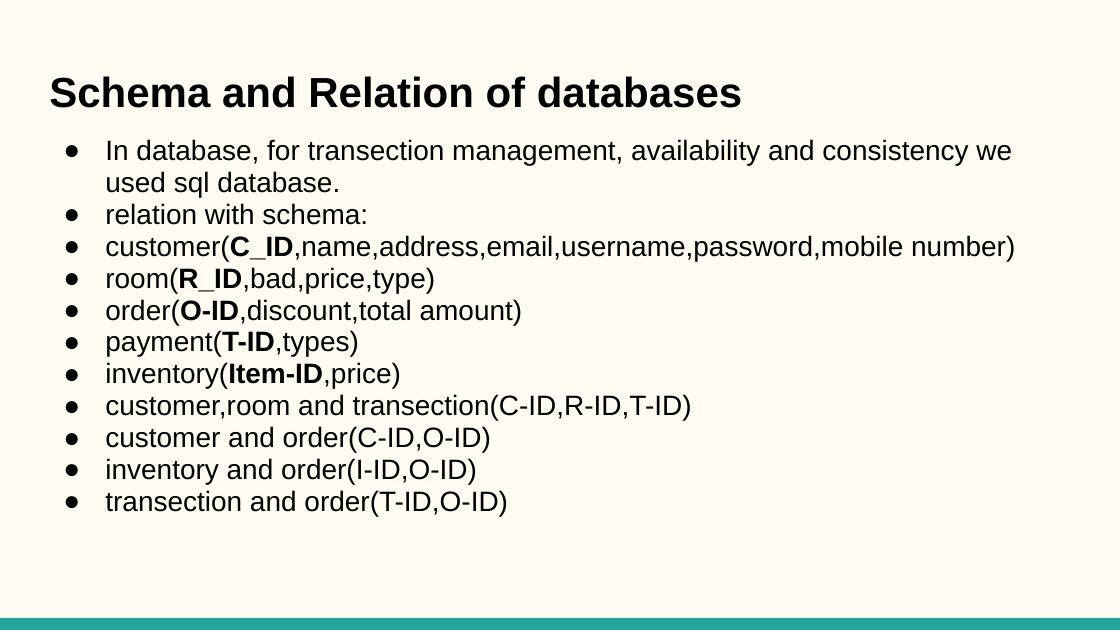
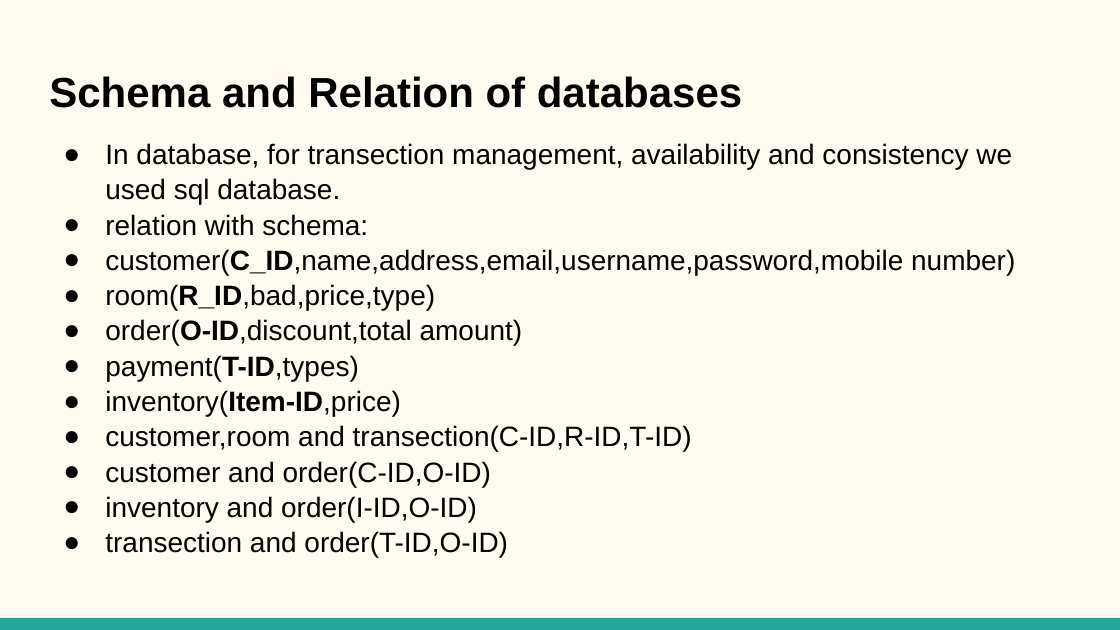
Before and after one commit to DesipherKunal/Hotel-Management-, a slide deck: slide 16 of Documentation/PPT/Smart Taj - SE project .pptx. Drawn at 1120x630 pixels with LibreOffice and Linux fonts; fonts in the diff are those of the drawing. Boxes give left, top, right and bottom in pixels: in the first picture for what was removed or moved away, otherwise in the second. Text is boxed around its words. In the diff, an @@ line names an element or a change of style, - is before the commit and + after.

```diff
--- a/Documentation/PPT/Smart Taj - SE project .pptx
+++ b/Documentation/PPT/Smart Taj - SE project .pptx
@@ text "In database, for transection management, ..." at [105, 143, 1015, 557]: line spacing 0.95 to 1.05 @@
```
Also in this commit, not shown: 2 other slides changed.
